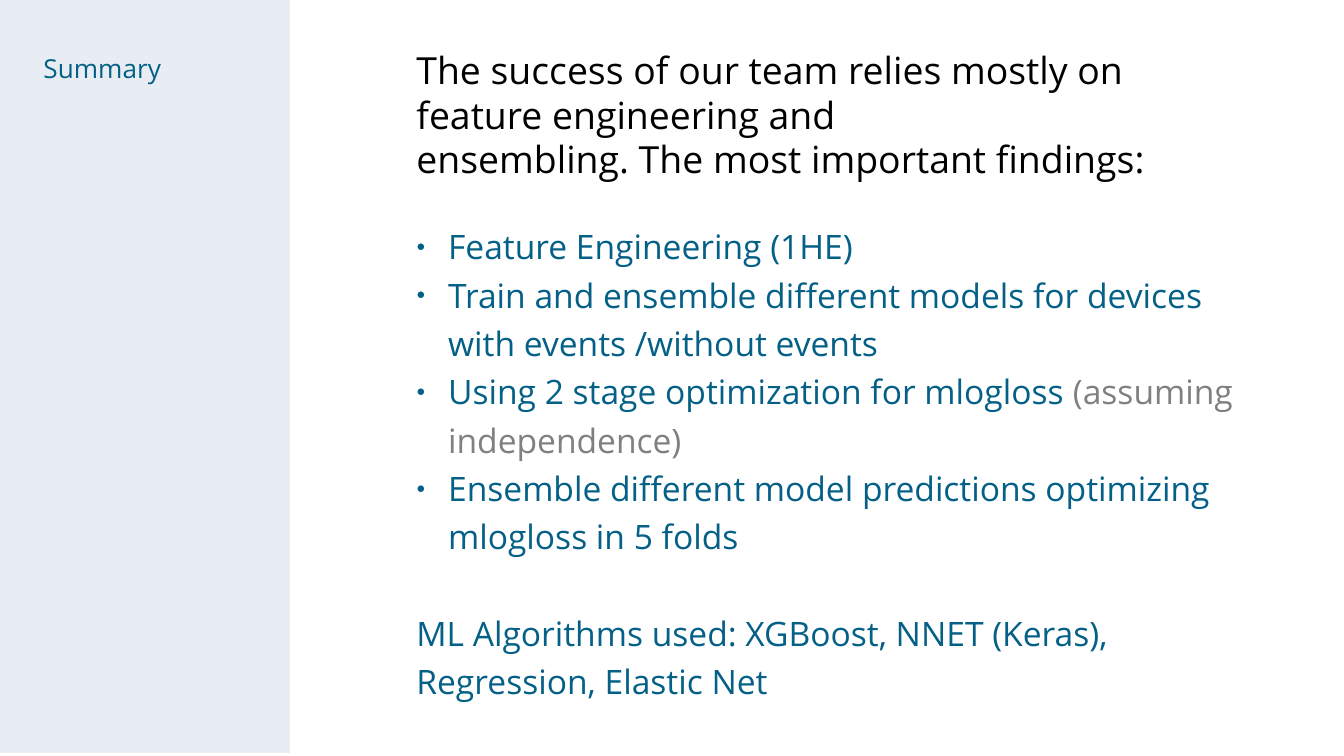
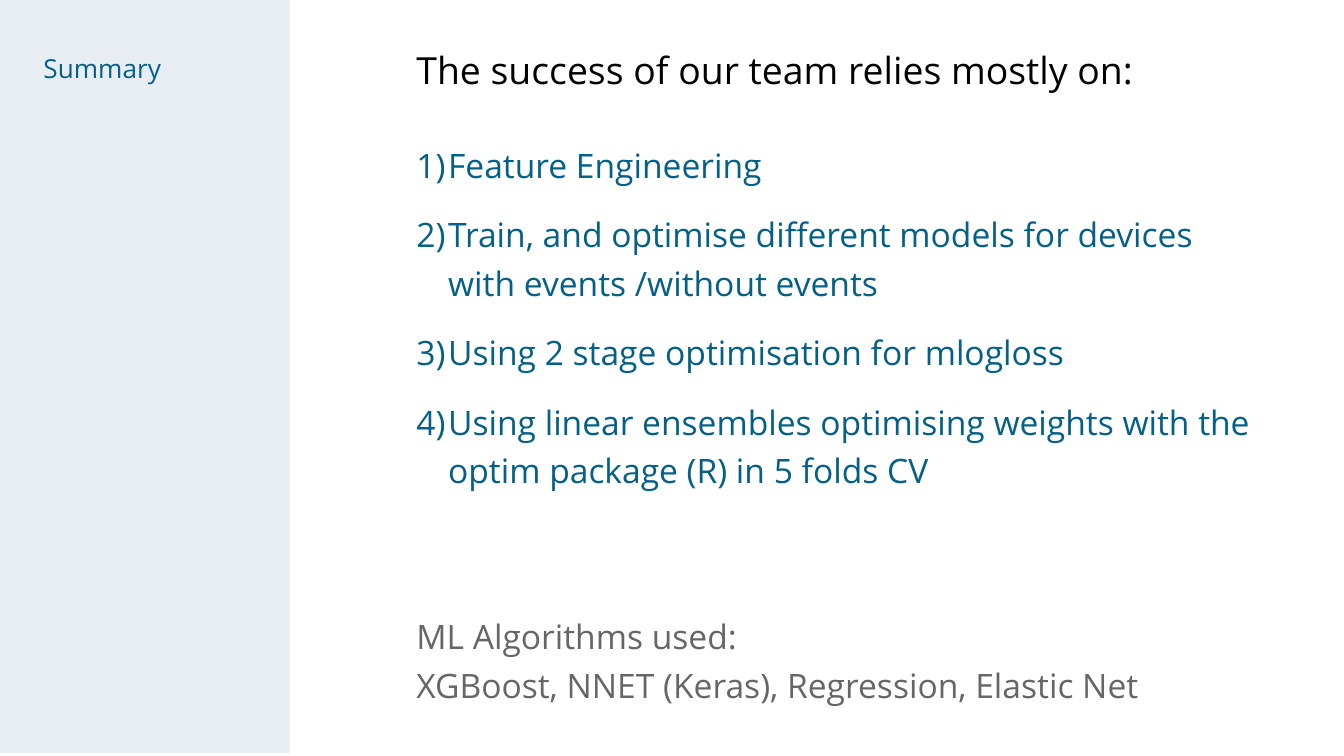
Before and after one commit to chechir/talking_data, a slide deck: slide 6 of brussels/deck_overview_detail.odp (slide 3 before the commit). Drawn at 1344x756 pixels with LibreOffice and Linux fonts; fonts in the diff are those of the drawing. Boxes give left, top, right and bottom in pixels: in the first picture for what was removed or moved away, otherwise in the second. Text is boxed around its words. In the diff, an @@ line names an element or a change of style, - is before the commit and + after.

```diff
--- a/brussels/deck_overview_detail.odp
+++ b/brussels/deck_overview_detail.odp
@@ text at <box>416,55,1249,491</box>: text changed @@
-The success of our team relies mostly on feature engineering and
-ensembling. The most important findings:
-● Feature Engineering (1HE)
-● Train and ensemble different models for devices with events /without events
-● Using 2 stage optimization for mlogloss (assuming independence)
-● Ensemble different model predictions optimizing mlogloss in 5 folds
+The success of our team relies mostly on:
+1) Feature Engineering
+2) Train, and optimise different models for devices with events /without events
+3) Using 2 stage optimisation for mlogloss
+4) Using linear ensembles optimising weights with the optim package (R) in 5 folds CV
@@ text at <box>416,623,1138,706</box>: text colour #046086 to #666666 in "ML Algorithms used: XGBoost, NNET (Keras), Regression, ..." @@
```
Also in this commit, not shown: 8 other slides changed, 2 slides added, 1 slide removed.
